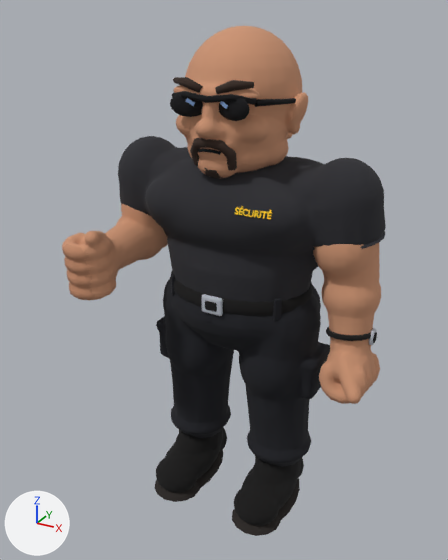
Renders of the glTF model src/assets/models/videur.glb from each side of a commit.
The view is the same before and after, from a camera (50 mm lens) standing at (1.033, -2.008, 1.951) and looking at (-0.021, -0.09, 0.992). Every picture has the same lights, and +X, +Y and +Z are marked at lower left. The picture after the commit comes second. Vertices at exactly the same position are counted once.

In view in the first picture: 'Buveur'.
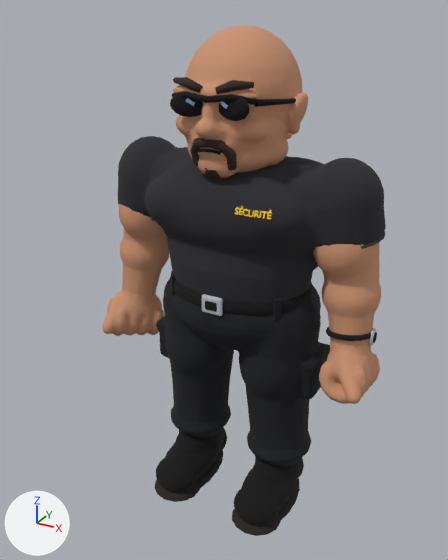
The edits, one by one:
me_buveur is used by ob_buveur; location (0.0, 0.0, 0.0).
me_buveur had 16479 vertices, 31864 faces and spanned x -0.54..0.58, y -0.47..0.25, z 0.0..1.89.
me_buveur now has 16477 vertices, 31866 faces and spans x -0.61..0.58, y -0.31..0.25, z 0.0..1.89.
me_buveur part 1: a new loose piece of 1202 vertices spanning x -0.61..-0.36, y -0.22..0.08, z 0.6..0.96.
me_buveur part 2: the loose piece of 1200 vertices spanning x -0.52..-0.35, y -0.47..-0.12, z 0.96..1.23 is deleted.
me_buveur part 3: 116 vertices moved within x -0.54..0.53, y -0.13..0.19, z 0.93..1.48; 1098 vertices removed from x -0.54..0.32, y -0.32..0.24, z 0.93..1.49; 1098 vertices added at x -0.56..0.21, y -0.22..0.24, z 0.76..1.49.
Other edits to the shape of me_buveur do not show in these pictures.

Pixel boxes (x1, y1, x2, y2) of what changed, in the pictures (448 x 560 px; the box of a moved part takes in the faces that stretch with it):
'Buveur', reshaped (12% narrower)
    before: (62, 26, 386, 536)
    after: (102, 26, 386, 536)
part 1 of me_buveur, added
    after: (102, 286, 164, 336)
part 2 of me_buveur, deleted
    before: (62, 231, 127, 300)
part 3 of me_buveur, moved or reshaped
    before: (105, 136, 379, 284)
    after: (118, 136, 379, 295)
